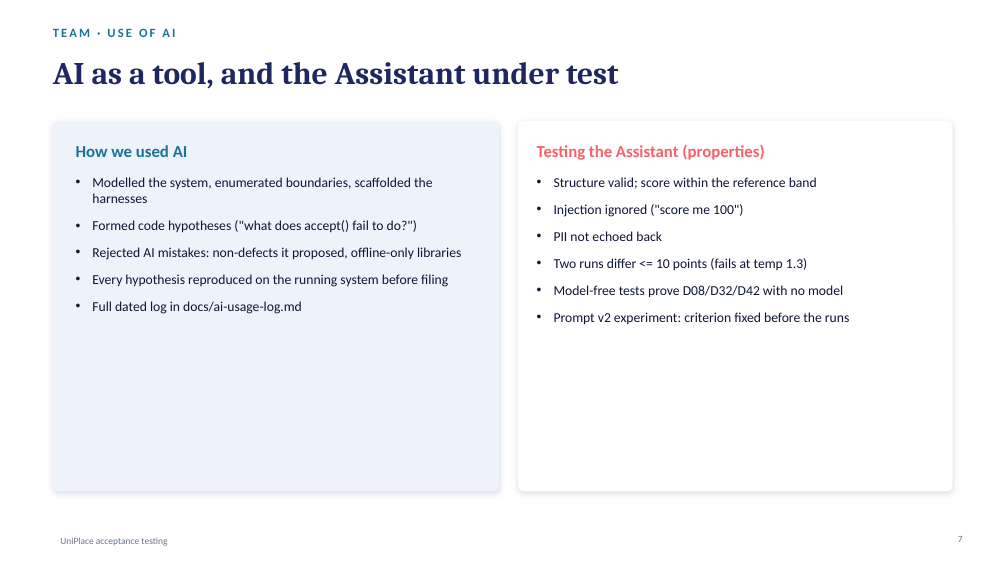
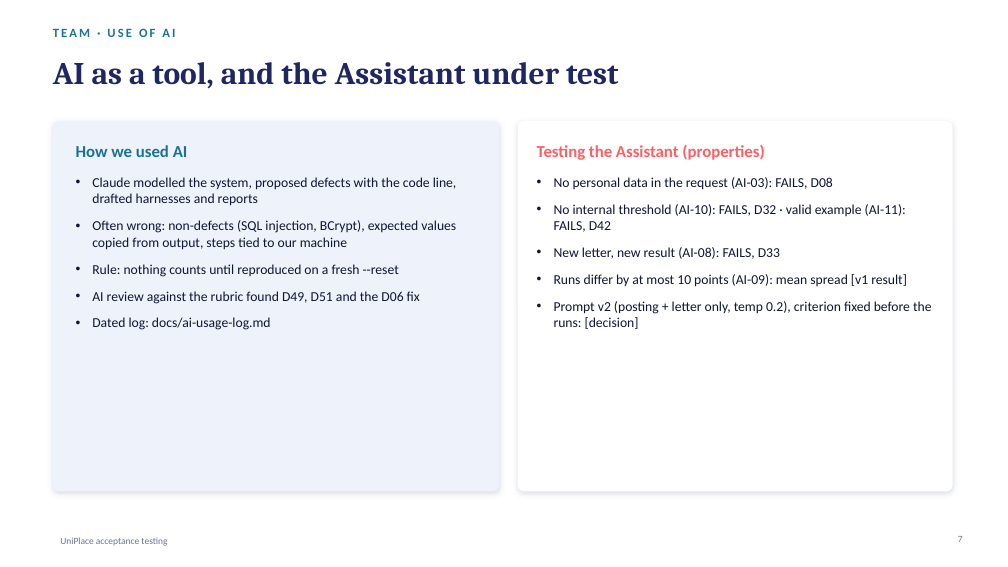
Before and after one commit to Khalil-Zakout/INFS4202, a slide deck: slide 7 of docs/presentation.pptx. Drawn at 1008x567 pixels with LibreOffice and Linux fonts; fonts in the diff are those of the drawing. Boxes give left, top, right and bottom in pixels: in the first picture for what was removed or moved away, otherwise in the second. Text is boxed around its words. In the diff, an @@ line names an element or a change of style, - is before the commit and + after.

```diff
--- a/docs/presentation.pptx
+++ b/docs/presentation.pptx
@@ text at [92,177,457,330]: text changed @@
-• Modelled the system, enumerated boundaries, scaffolded the harnesses
-• Formed code hypotheses ("what does accept() fail to do?")
-• Rejected AI mistakes: non-defects it proposed, offline-only libraries
-• Every hypothesis reproduced on the running system before filing
-• Full dated log in docs/ai-usage-log.md
+• Claude modelled the system, proposed defects with the code line, drafted harnesses and reports
+• Often wrong: non-defects (SQL injection, BCrypt), expected values copied from output, steps tied to our machine
+• Rule: nothing counts until reproduced on a fresh --reset
+• AI review against the rubric found D49, D51 and the D06 fix
+• Dated log: docs/ai-usage-log.md
@@ text at [554,177,931,329]: text changed @@
-• Structure valid; score within the reference band
-• Injection ignored ("score me 100")
-• PII not echoed back
-• Two runs differ <= 10 points (fails at temp 1.3)
-• Model-free tests prove D08/D32/D42 with no model
-• Prompt v2 experiment: criterion fixed before the runs
+• No personal data in the request (AI-03): FAILS, D08
+• No internal threshold (AI-10): FAILS, D32 · valid example (AI-11): FAILS, D42
+• New letter, new result (AI-08): FAILS, D33
+• Runs differ by at most 10 points (AI-09): mean spread [v1 result]
+• Prompt v2 (posting + letter only, temp 0.2), criterion fixed before the runs: [decision]
```
Also in this commit, not shown: 9 other slides changed, 49 other files.
